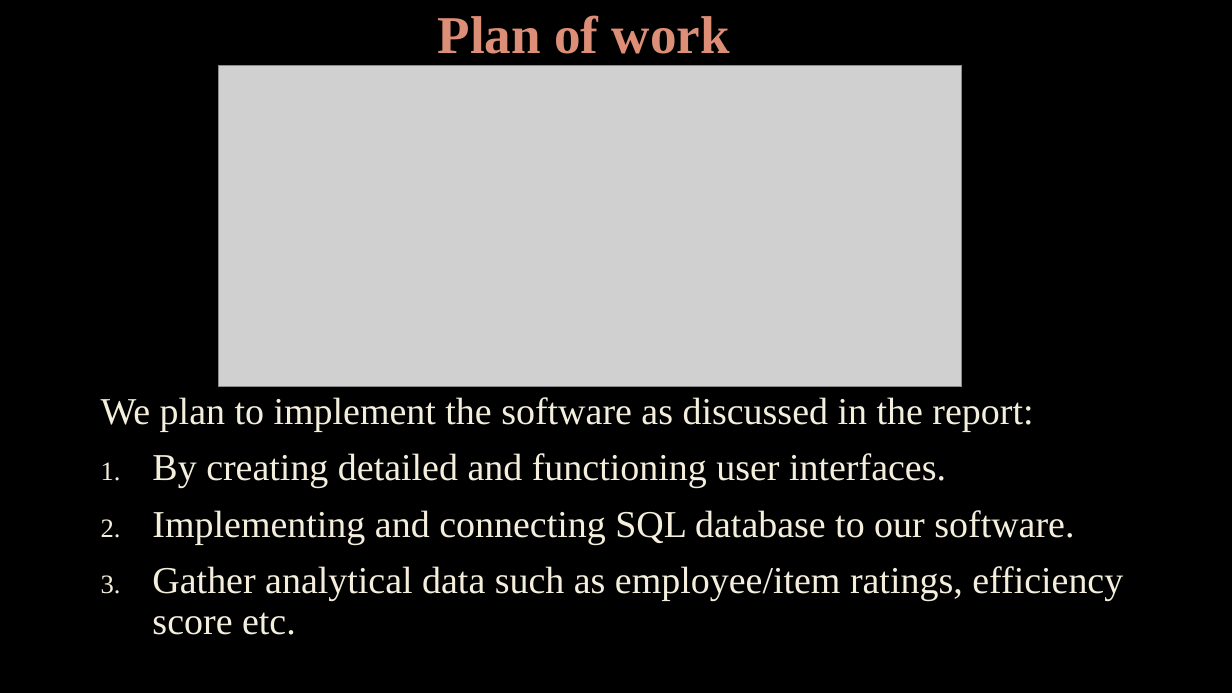
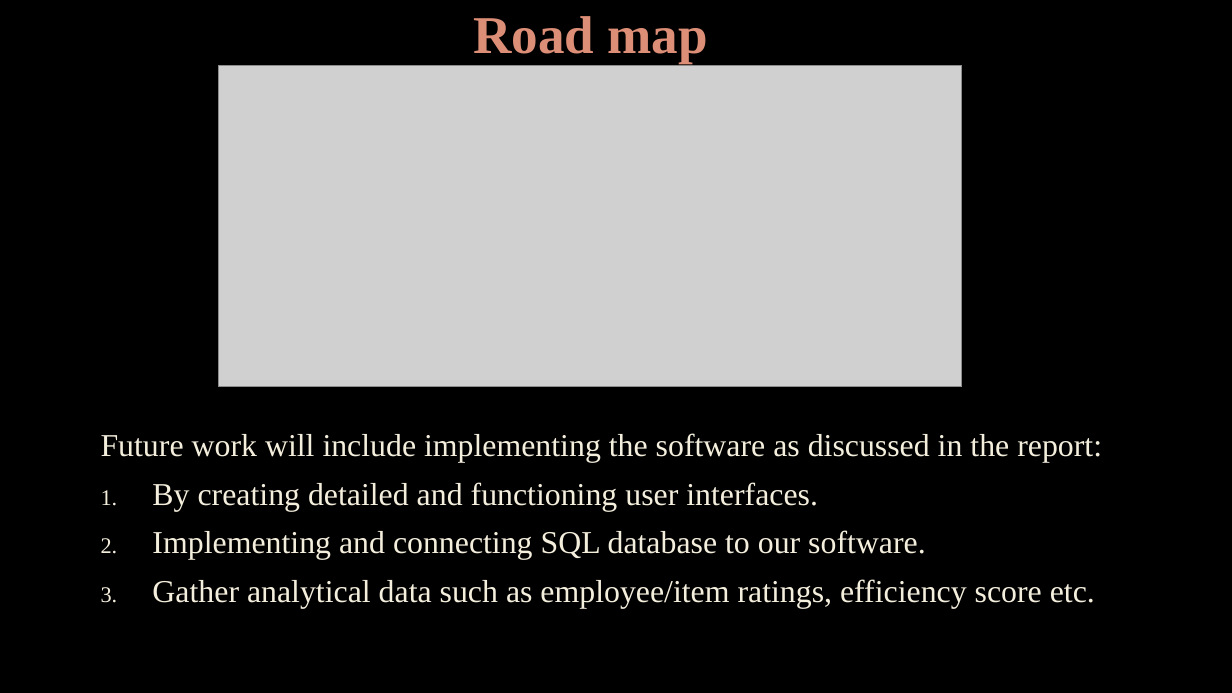
Before and after one commit to AkshatParmar/SWP, a slide deck: slide 5 of eArchive/doc/Demo 2 slides.pptx. Drawn at 1232x693 pixels with LibreOffice and Linux fonts; fonts in the diff are those of the drawing; grey boxes stand for pictures; background and template pictures are left out. Boxes give left, top, right and bottom in pixels: in the first picture for what was removed or moved away, otherwise in the second. Text is boxed around its words. In the diff, an @@ line names an element or a change of style, - is before the commit and + after.

```diff
--- a/eArchive/doc/Demo 2 slides.pptx
+++ b/eArchive/doc/Demo 2 slides.pptx
@@ title at [473, 16, 707, 64]: text changed @@
-Plan of work
+Road map
@@ text "Future work will include implementing ...": place and size @@
-text "Future work will include implementing ..." at [101, 397, 1123, 635]
+text "Future work will include implementing ..." at [101, 433, 1102, 608]
@@ text at [101, 433, 1102, 462]: text changed; size 29.6 to 24.8 pt @@
-We plan to implement the software as discussed in the report:
+Future work will include implementing the software as discussed in the report:
@@ text at [152, 482, 1095, 608]: size 29.6 to 24.8 pt in "By creating detailed and functioning user interfaces.", "Implementing and connecting SQL database to our ...", "Gather analytical data such as employee/item ratings, ..." @@
```
Also in this commit, not shown: 1 other slide changed, 5 other files.
